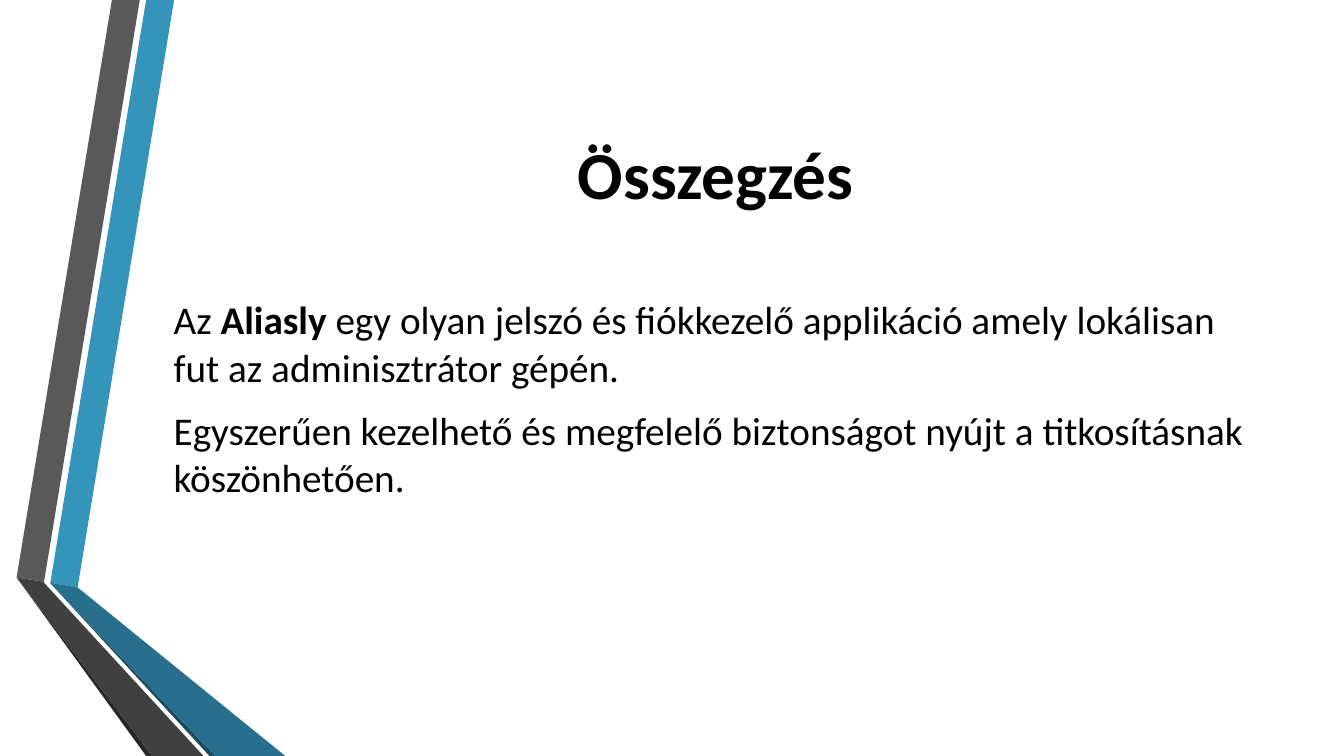
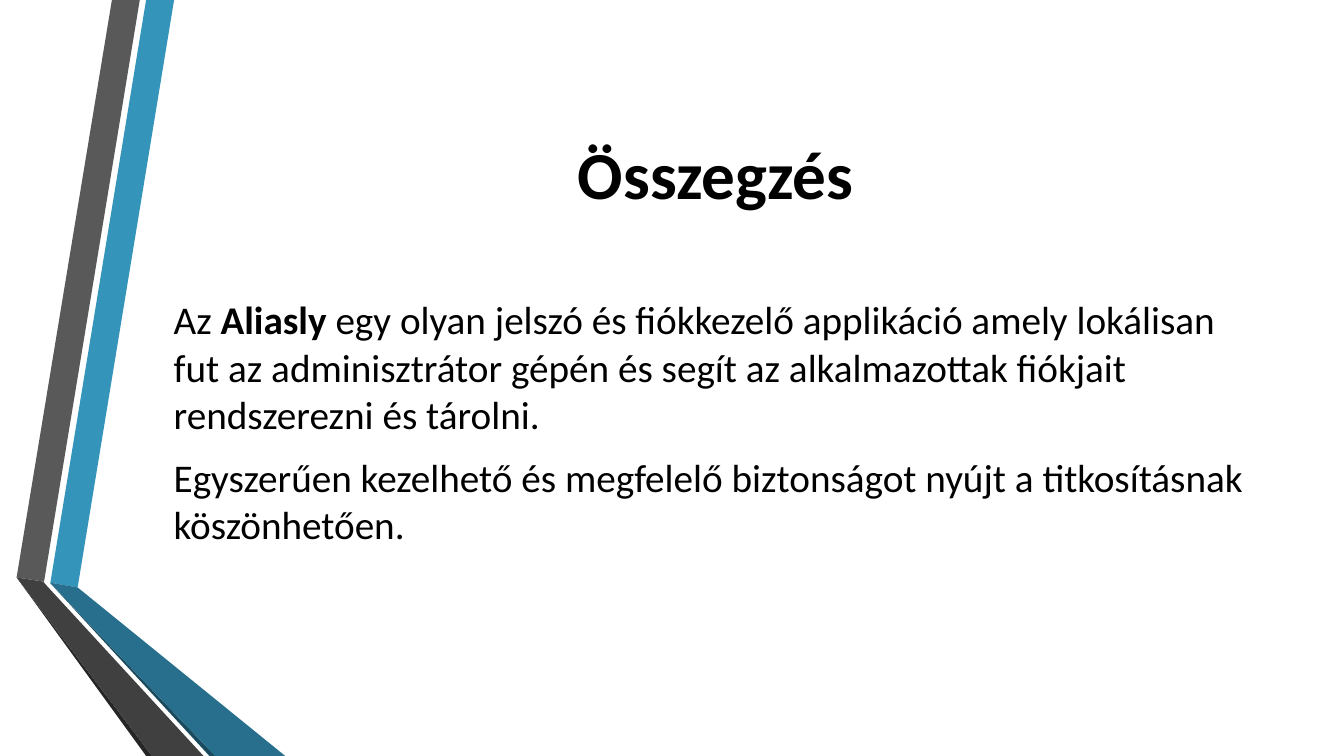
Before and after one commit to yAn2049/Aliasly-Password-Manager, a slide deck: slide 10 of Documents/Aliasly bemutató.pptx. Drawn at 1344x756 pixels with LibreOffice and Linux fonts; fonts in the diff are those of the drawing; background and template pictures are left out. Boxes give left, top, right and bottom in pixels: in the first picture for what was removed or moved away, otherwise in the second. Text is boxed around its words. In the diff, an @@ line names an element or a change of style, - is before the commit and + after.

```diff
--- a/Documents/Aliasly bemutató.pptx
+++ b/Documents/Aliasly bemutató.pptx
@@ text at bbox=[174, 306, 1215, 430]: text changed @@
-Az Aliasly egy olyan jelszó és fiókkezelő applikáció amely lokálisan fut az adminisztrátor gépén.
+Az Aliasly egy olyan jelszó és fiókkezelő applikáció amely lokálisan fut az adminisztrátor gépén és segít az alkalmazottak fiókjait rendszerezni és tárolni.
```
Also in this commit, not shown: 5 other slides changed, 2 slides added, 2 slides removed.
